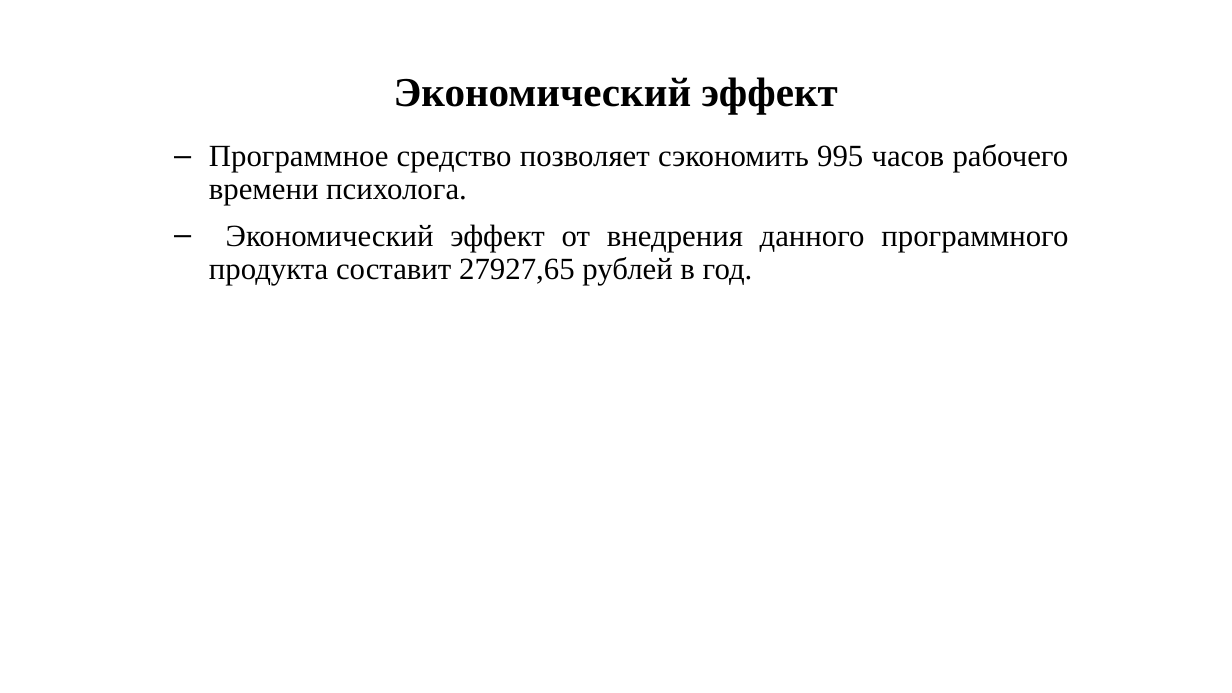
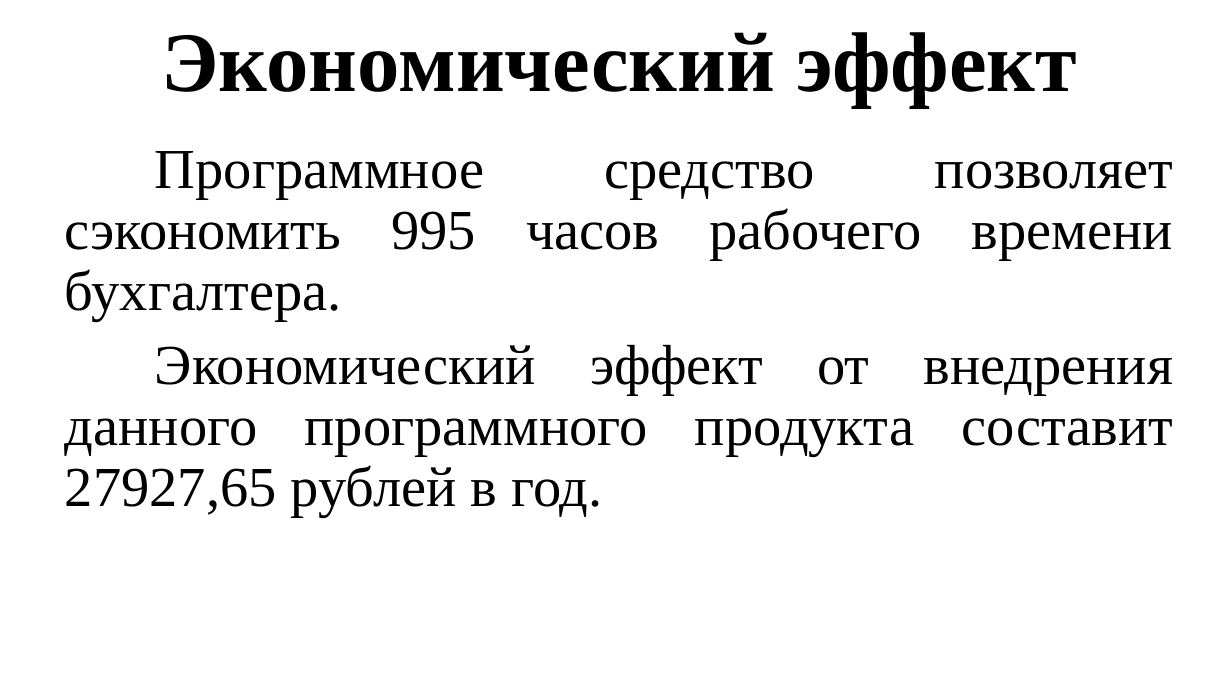
Before and after one commit to maldavan5916/VacTimeTP, a slide deck: slide 12 of Documentation/DIPLOM/Presentation.pptx. Drawn at 1232x693 pixels with LibreOffice and Linux fonts; fonts in the diff are those of the drawing. Boxes give left, top, right and bottom in pixels: in the first picture for what was removed or moved away, otherwise in the second. Text is boxed around its words. In the diff, an @@ line names an element or a change of style, - is before the commit and + after.

```diff
--- a/Documentation/DIPLOM/Presentation.pptx
+++ b/Documentation/DIPLOM/Presentation.pptx
@@ title "Экономический эффект" moved from (x1=394, y1=77, x2=837, y2=114) to (x1=161, y1=32, x2=1077, y2=107) @@
@@ title "Экономический эффект" at (x1=161, y1=32, x2=1077, y2=107): size 32 to 66 pt @@
@@ text "Программное средство позволяет сэкономить 995 ..." moved from (x1=209, y1=144, x2=1069, y2=285) to (x1=65, y1=151, x2=1173, y2=517) @@
@@ text at (x1=65, y1=151, x2=1173, y2=322): text changed; size 24 to 44 pt @@
-‒ Программное средство позволяет сэкономить 995 часов рабочего времени психолога.
+Программное средство позволяет сэкономить 995 часов рабочего времени бухгалтера.
@@ text at (x1=65, y1=344, x2=1173, y2=517): size 24 to 44 pt in "Экономический эффект от внедрения данного программного проду ..."; bullet ‒ to none @@
```
Also in this commit, not shown: 9 other slides changed, 2 slides added, 2 slides removed, 1 other file.
